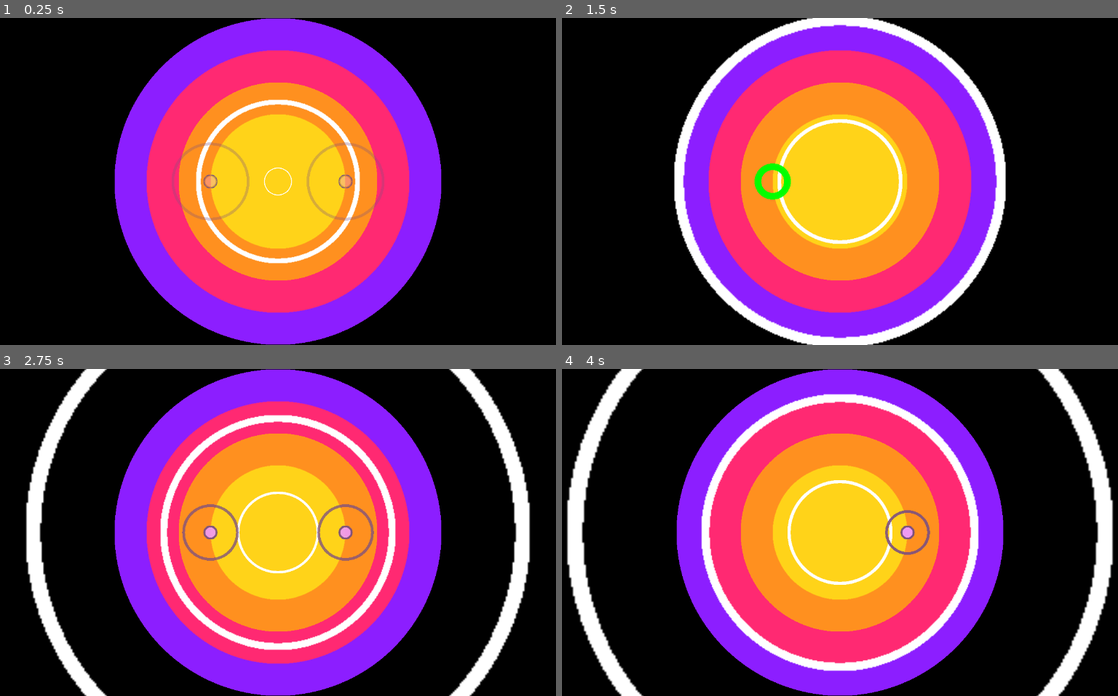
Above: before the commit, frames 1-4 (two rows, left to right).
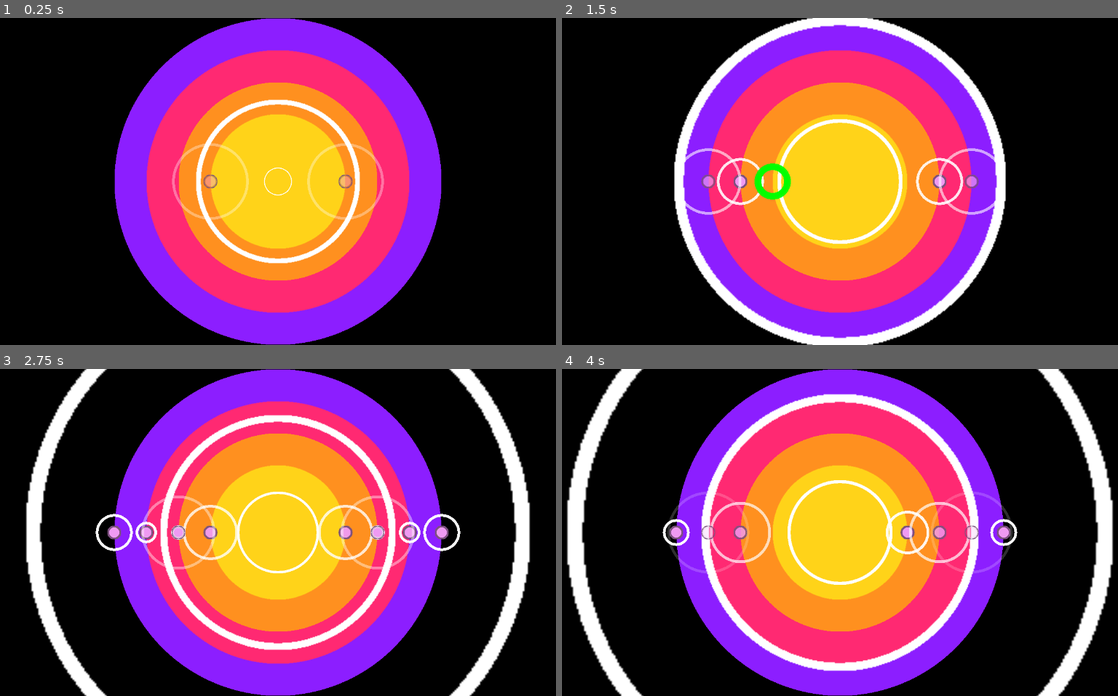
Above: after the commit, the same moments.

Repository: wispykey/epicenter
Game: Godot game, scene res://Main.tscn
The game is run twice, just before and just after one commit, with the same random seed, the same clock (stepped at 60 frames per second) and the same inputs. Sound files missing from this copy of the repository are replaced by a short silence.
Inputs:
- Up to frame 1 (0.25 s): no input
- Up to frame 2 (1.5 s): hold J (hit_ring1_right) 0.53-1.28 s; hold F (hit_ring1_left) from 1.28 s (still down)
- Up to frame 3 (2.75 s): release F (hit_ring1_left) at 2.03 s; hold J (hit_ring1_right) from 2.03 s (still down)
- Up to frame 4 (4 s): tap Enter at 3.5 s; release J (hit_ring1_right) at 3.53 s; hold F (hit_ring1_left) from 3.53 s (still down)

The runs differ from the first frame. In frame 1, 0.9% of the frame differs, in the area x 30-70%, y 38-62%; in frame 2, 1.2%; in frame 3, 2.3%, in the area x 17-83%, y 38-62%; in frame 4, 2.2%.

Commit message:
Spawn beat markers per-beat instead of per-measure

Diff:
--- a/Beatmaps/all_downbeats_beatmap.tres
+++ b/Beatmaps/all_downbeats_beatmap.tres
@@ -7,8 +7,8 @@
 script = ExtResource("1_fqkim")
 song_stream = ExtResource("2_ejjs4")
 right_side_timings = {
-1: PackedInt32Array(1)
+1: PackedInt32Array(1, 2, 3, 4)
 }
 left_side_timings = {
-1: PackedInt32Array(1)
+1: PackedInt32Array(1, 2, 3, 4)
 }
--- a/Circles/BeatMarker.tscn
+++ b/Circles/BeatMarker.tscn
@@ -50,4 +50,3 @@
 shape = SubResource("CircleShape2D_ig0yl")
 
 [node name="BeatMarkerIndicatorRing" parent="." instance=ExtResource("2_rhg63")]
-color = Color(0.49019608, 0.31764707, 0.49803922, 1)
--- a/Circles/beat_marker.gd
+++ b/Circles/beat_marker.gd
@@ -17,6 +17,7 @@
 	$Timer.wait_time = 2.0 * extra_duration_ratio
 	$Timer.timeout.connect(_on_timer_timeout)
 	$Timer.start()
+	indicator.material = indicator.material.duplicate()
 
 
 func _on_timer_timeout():
--- a/main.gd
+++ b/main.gd
@@ -123,7 +123,7 @@
 	Conductor.beats(0.0625).connect(_on_sixteenth_notes_update_time_elapsed)
 	Conductor.beats(4).connect(_on_downbeat_reset_time_elapsed)
 	Conductor.beats(4).connect(_on_third_beat_spawn_next_indicator)
-	Conductor.beats(4).connect(_on_measure_start_spawn_beat_markers)
+	Conductor.beats(1).connect(_on_quarter_beat_spawn_beat_markers)
 
 	init_ring_pulses()
 
@@ -246,21 +246,33 @@
 	$InnerBeatIndicators.add_child(new_indicator)
 
 
-func _on_measure_start_spawn_beat_markers(_count):
+func _on_quarter_beat_spawn_beat_markers(_count):
 	# Shift to 1-indexing (RhythmNotifier uses 0-indexing)
 	var current_measure = floori((Conductor.current_beat) / 4.0) + 1
+	# Also 0-indexed, 0-1-2-3 in 4/4
+	var current_beat_in_measure = Conductor.current_beat % 4
 
 	# Looping allows a single measure to be defined for the whole song
 	# TODO: Allow defining multiple loops, to match different sections of a song (?)
 	if current_beatmap.is_looping:
-		for marker_timing in right_side_spawn_timings.get(1):
-			var marker = beat_marker_scene.instantiate()
-			marker.position = RIGHT_MARKER_QUARTER_NOTE_POSITIONS[marker_timing - 1]
-			$BeatMarkers.add_child(marker)
-		for marker_timing in left_side_spawn_timings.get(1):
-			var marker = beat_marker_scene.instantiate()
-			marker.position = LEFT_MARKER_QUARTER_NOTE_POSITIONS[marker_timing - 1]
-			$BeatMarkers.add_child(marker)
+		# Instead of looping, we want to attempt a lookup of current 0-indexed beat
+		# Lookup will always be successful, but there may or may not be contents
+		var marker_timing = right_side_spawn_timings.get(1)[current_beat_in_measure]
+		var marker = beat_marker_scene.instantiate()
+		marker.position = RIGHT_MARKER_QUARTER_NOTE_POSITIONS[marker_timing - 1]
+		$BeatMarkers.add_child(marker)
+
+		var left_marker_timing = left_side_spawn_timings.get(1)[current_beat_in_measure]
+		var left_marker = beat_marker_scene.instantiate()
+		left_marker.position = LEFT_MARKER_QUARTER_NOTE_POSITIONS[left_marker_timing - 1]
+		$BeatMarkers.add_child(left_marker)
+
+
+
+		# for marker_timing in left_side_spawn_timings.get(1):
+		# 	var marker = beat_marker_scene.instantiate()
+		# 	marker.position = LEFT_MARKER_QUARTER_NOTE_POSITIONS[marker_timing - 1]
+		# 	$BeatMarkers.add_child(marker)
 
 	else:
 		if current_measure in right_side_spawn_timings:
